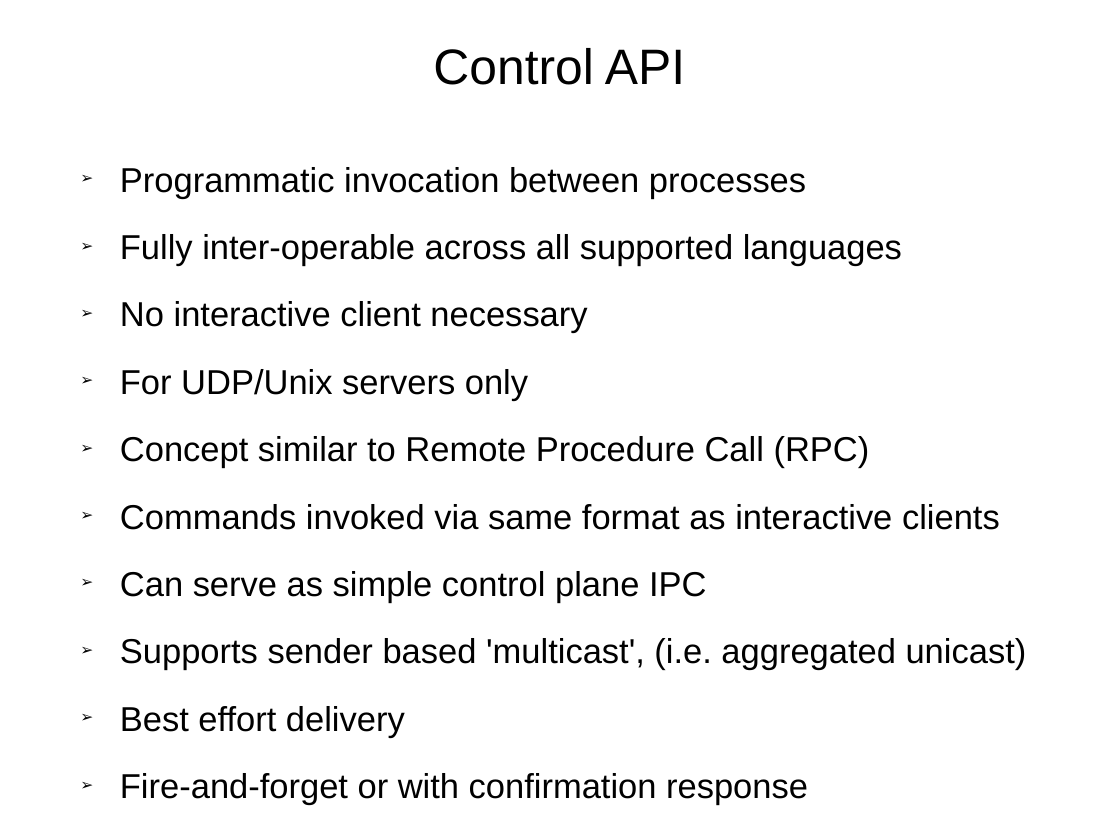
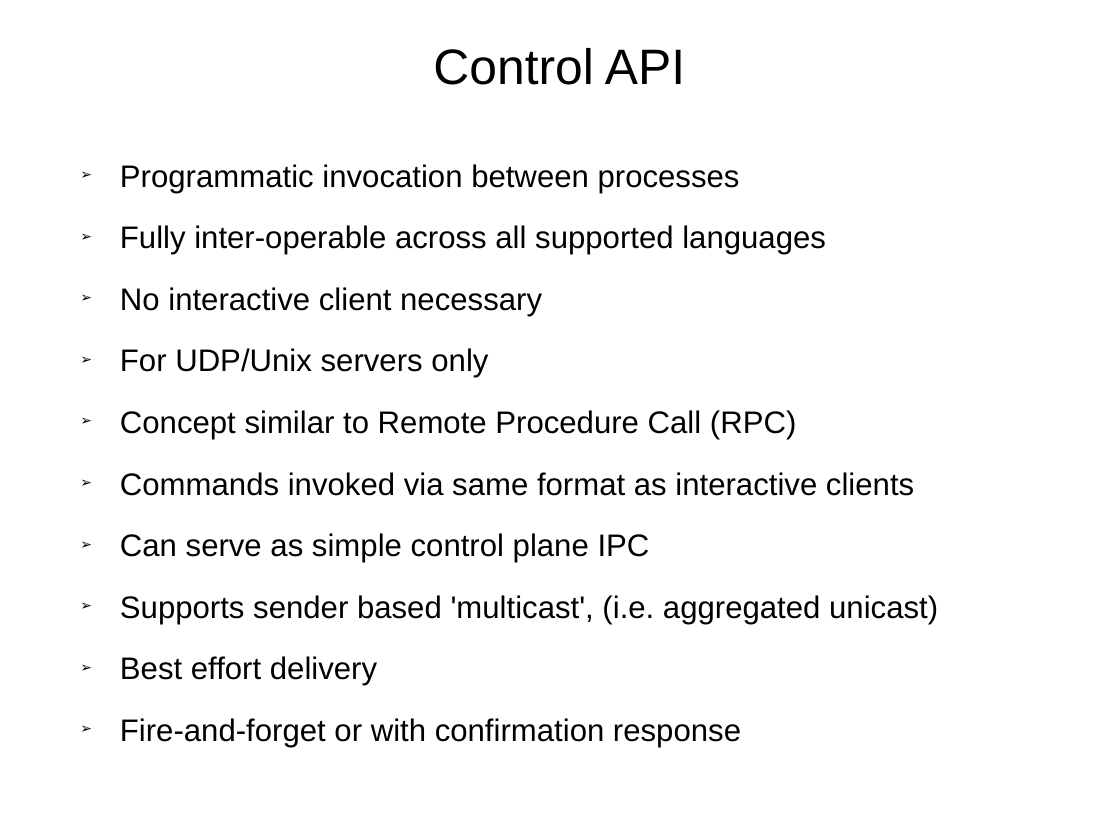
Before and after one commit to RonIovine/pshell, a slide deck: slide 5 of PSHELL-Framework.ppt. Drawn at 1120x840 pixels with LibreOffice and Linux fonts; fonts in the diff are those of the drawing. Boxes give left, top, right and bottom in pixels: in the first picture for what was removed or moved away, otherwise in the second. Text is boxed around its words. In the diff, an @@ line names an element or a change of style, - is before the commit and + after.

Commit message:
Fix presentation formatting for MS PPT

```diff
--- a/PSHELL-Framework.ppt
+++ b/PSHELL-Framework.ppt
@@ text "Programmatic invocation between processes" at (x1=120, y1=164, x2=938, y2=747): size 22.2 to 20 pt @@
```
Also in this commit, not shown: 1 other slide changed.
